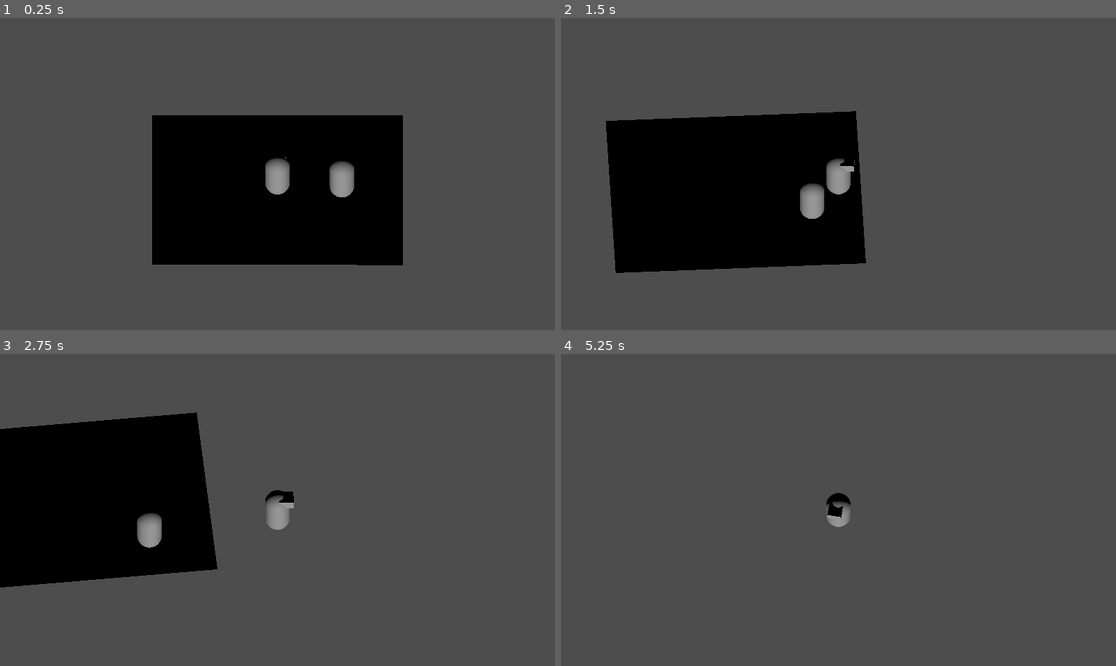
Above: before the commit, frames 1-4 (two rows, left to right).
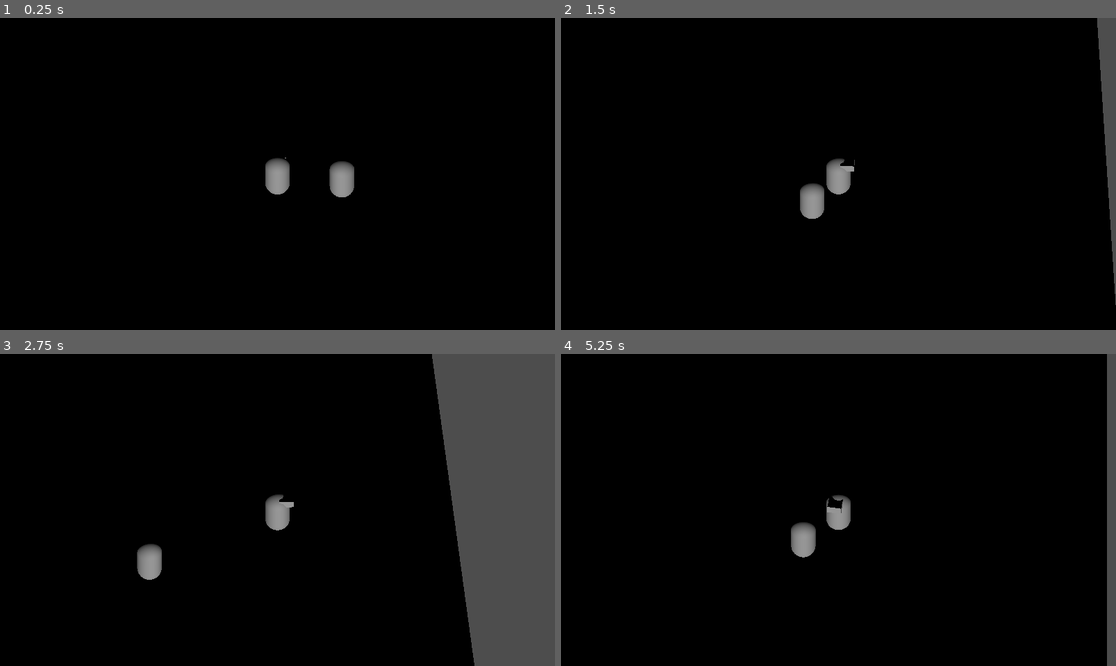
Above: after the commit, the same moments.

Repository: 1p22geo/AWARE_v0
Game: Godot game, scene res://scenes/levels/testScene.tscn
Two runs of this game, one before a commit and one after it. Both use one fixed random seed, a clock stepped at 60 frames per second and the inputs below.
Inputs (mouse positions are in pixels of both pictures, inside the frame that each line leads up to):
- Up to frame 1 (0.25 s): no input
- Up to frame 2 (1.5 s): tap Enter at 0.5 s; move the mouse to (960, 158) at 0.52 s; hold D (move_right) 0.53-1.25 s; hold Shift 0.53-1.25 s; click (960, 158) at 0.67 s; tap Space (jump) at 0.77 s; drag from (727, 189) to (810, 236) at 1.27 s
- Up to frame 3 (2.75 s): move the mouse to (333, 441) at 2.02 s; hold D (move_right) from 2.03 s (still down); tap Ctrl at 2.1 s
- Up to frame 4 (5.25 s): release D (move_right) at 2.75 s; drag from (810, 572) to (672, 463) at 2.77 s; move the mouse to (1005, 556) at 3.52 s; hold A (move_left) 3.53-4.25 s; tap Alt at 3.6 s; tap Space (jump) at 3.77 s; drag from (672, 463) to (755, 432) at 4.27 s; move the mouse to (866, 510) at 5.02 s; hold S (move_backward) from 5.03 s (still down); hold Shift from 5.03 s (still down); click (866, 510) at 5.17 s

The runs differ from the first frame. In frame 1, 78% of the frame differs, in the area x 0-100%, y 0-100%; in frame 2, 76%; in frame 3, 63%; in frame 4, 98%, in the area x 0-99%, y 0-100%.

Commit message:
fix(testScene.tscn): dont scale collisionshapes by a factor of 5.676, 0.4533, 3.654

Diff:
--- a/scenes/levels/testScene.tscn
+++ b/scenes/levels/testScene.tscn
@@ -12,9 +12,10 @@
 [sub_resource type="CapsuleShape3D" id="CapsuleShape3D_6bp64"]
 
 [sub_resource type="PlaneMesh" id="PlaneMesh_jjgbg"]
+size = Vector2(30, 30)
 
 [sub_resource type="BoxShape3D" id="BoxShape3D_jjgbg"]
-size = Vector3(1.5869141, 0.001, 1.9934082)
+size = Vector3(30, 0.001, 30)
 
 [node name="Main" type="Node3D"]
 
@@ -43,11 +44,11 @@
 [node name="Floor" type="StaticBody3D" parent="."]
 
 [node name="MeshInstance3D" type="MeshInstance3D" parent="Floor"]
-transform = Transform3D(5.0513997, 0, 0, 0, 1, 0, 0, 0, 3.9911098, 0, -1.0415713, 0)
+transform = Transform3D(1, 0, 0, 0, 1, 0, 0, 0, 1, 0, -1.0415713, 0)
 mesh = SubResource("PlaneMesh_jjgbg")
 
 [node name="CollisionShape3D" type="CollisionShape3D" parent="Floor"]
-transform = Transform3D(6.367, 0, 0, 0, 0.562, 0, 0, 0, 3.991, -0.0031089187, -1.042, 0.004384637)
+transform = Transform3D(1, 0, 0, 0, 1, 0, 0, 0, 1, -0.0031089187, -1.042, 0.004384637)
 shape = SubResource("BoxShape3D_jjgbg")
 
 [node name="DirectionalLight3D" type="DirectionalLight3D" parent="."]
Not shown: 1 places in scenes/levels/testScene.tscn that only renumber resources
